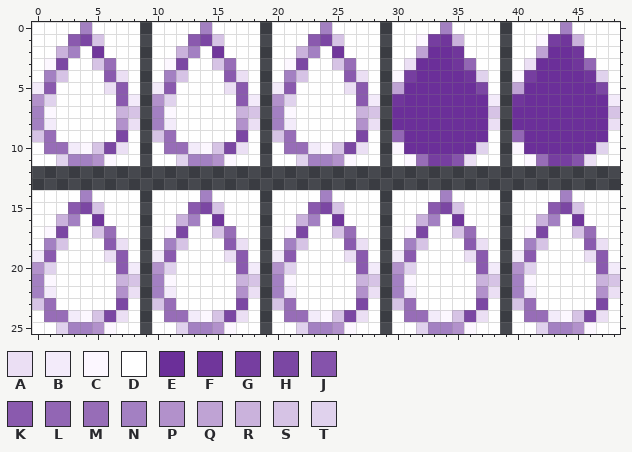
A pixel-art sprite gets an edit: theme/images/drops/2.png. That is the earlier state.
The file is 49x26 pixels. Colours within 5 levels of each other are drawn and written as one.
Palette (. is transparent): A #ebdff4  B #f3ebfa  C #fcf7ff  D #ffffff  E #6b2f99  F #70369b  G #763ea0  H #7b47a3  J #8553ab  K #8a5aae  L #9266b4  M #976db7  N #a380c2  P #b291cb  Q #bfa3d4  R #cab2dc  S #d6c3e5  T #e0d2ed
Pixels before, first column x 0:
 0 DDDDNDDDD.DDDDNDDDD.DDDDNDDDD.DDDDNDDDD.DDDDNDDDD
 1 DDDKHSDDD.DDDKHSDDD.DDDKHSDDD.DDCGFRDDD.DDCGFRDDD
 2 DDRNDFDDD.DDRNDFDDD.DDRNDFDDD.DDQEEFDDD.DDQEEFDDD
 3 DCHDDSMDD.DCHDDSMDD.DCHDDSMDD.DAEEEFLDD.DAEEEFLDD
 4 DNSDDDKAD.DNSDDDKAD.DNSDDDKAD.CGEEEEFTD.CGEEEEFTD
 5 BKDDDDAKD.BKDDDDAKD.BKDDDDAKD.QEEEEEEHD.QEEEEEEHD
 6 PTDDDDDKB.PTDDDDDKB.PTDDDDDKB.FEEEEEEEB.FEEEEEEEB
 7 NCDDDDDRS.NCDDDDDRS.NCDDDDDRS.EEEEEEEES.EEEEEEEES
 8 NBDDDDDPA.NBDDDDDPA.NBDDDDDPA.EEEEEEEEA.EEEEEEEEA
 9 SMDDDDDHD.SMDDDDDHD.SMDDDDDHD.LEEEEEEED.LEEEEEEED
10 DMMBCSHAD.DMMBCSHAD.DMMBCSHAD.CEEEEEETD.CEEEEEETD
11 DDTNNPCDD.DDTNNPCDD.DDTNNPCDD.DCMGGJADD.DCMGGJADD
12 .................................................
13 .................................................
14 DDDDNDDDD.DDDDNDDDD.DDDDNDDDD.DDDDNDDDD.DDDDNDDDD
15 DDDKHSDDD.DDDKHSDDD.DDDKHSDDD.DDDKHSDDD.DDDKHSDDD
16 DDRNDFDDD.DDRNDFDDD.DDRNDFDDD.DDRNDFDDD.DDRNDFDDD
17 DCHDDSMDD.DCHDDSMDD.DCHDDSMDD.DCHDDSMDD.DCHDDSMDD
18 DNSDDDKAD.DNSDDDKAD.DNSDDDKAD.DNSDDDKAD.DNSDDDKAD
19 BKDDDDAKD.BKDDDDAKD.BKDDDDAKD.BKDDDDAKD.BKDDDDAKD
20 PTDDDDDKB.PTDDDDDKB.PTDDDDDKB.PTDDDDDKB.PTDDDDDKB
21 NCDDDDDRS.NCDDDDDRS.NCDDDDDRS.NCDDDDDRS.NCDDDDDRS
22 NBDDDDDPA.NBDDDDDPA.NBDDDDDPA.NBDDDDDPA.NBDDDDDPA
23 SMDDDDDHD.SMDDDDDHD.SMDDDDDHD.SMDDDDDHD.SMDDDDDHD
24 DMMBCSHAD.DMMBCSHAD.DMMBCSHAD.DMMBCSHAD.DMMBCSHAD
25 DDTNNPCDD.DDTNNPCDD.DDTNNPCDD.DDTNNPCDD.DDTNNPCDD
The same view after the edit:
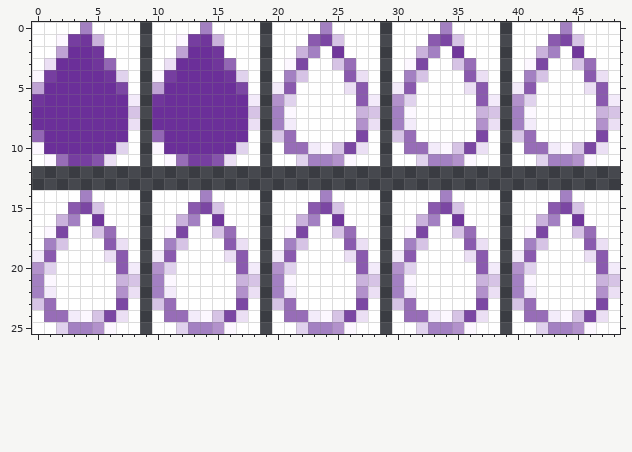
The edit:
y 1: x 2..5 DKHS -> CGFR; x 12..15 DKHS -> CGFR; x 32..35 CGFR -> DKHS; x 42..45 CGFR -> DKHS
y 2: x 2..4 RND -> QEE; x 12..14 RND -> QEE; x 32..34 QEE -> RND; x 42..44 QEE -> RND
y 3: x 1..6 CHDDSM -> AEEEFL; x 11..16 CHDDSM -> AEEEFL; x 31..36 AEEEFL -> CHDDSM; x 41..46 AEEEFL -> CHDDSM
y 4: x 0..7 DNSDDDKA -> CGEEEEFT; x 10..17 DNSDDDKA -> CGEEEEFT; x 30..37 CGEEEEFT -> DNSDDDKA; x 40..47 CGEEEEFT -> DNSDDDKA
y 5: x 0..7 BKDDDDAK -> QEEEEEEH; x 10..17 BKDDDDAK -> QEEEEEEH; x 30..37 QEEEEEEH -> BKDDDDAK; x 40..47 QEEEEEEH -> BKDDDDAK
y 6: x 0..7 PTDDDDDK -> FEEEEEEE; x 10..17 PTDDDDDK -> FEEEEEEE; x 30..37 FEEEEEEE -> PTDDDDDK; x 40..47 FEEEEEEE -> PTDDDDDK
y 7: x 0..7 NCDDDDDR -> EEEEEEEE; x 10..17 NCDDDDDR -> EEEEEEEE; x 30..37 EEEEEEEE -> NCDDDDDR; x 40..47 EEEEEEEE -> NCDDDDDR
y 8: x 0..7 NBDDDDDP -> EEEEEEEE; x 10..17 NBDDDDDP -> EEEEEEEE; x 30..37 EEEEEEEE -> NBDDDDDP; x 40..47 EEEEEEEE -> NBDDDDDP
y 9: x 0..7 SMDDDDDH -> LEEEEEEE; x 10..17 SMDDDDDH -> LEEEEEEE; x 30..37 LEEEEEEE -> SMDDDDDH; x 40..47 LEEEEEEE -> SMDDDDDH
y 10: x 0..7 DMMBCSHA -> CEEEEEET; x 10..17 DMMBCSHA -> CEEEEEET; x 30..37 CEEEEEET -> DMMBCSHA; x 40..47 CEEEEEET -> DMMBCSHA
y 11: x 1..6 DTNNPC -> CMGGJA; x 11..16 DTNNPC -> CMGGJA; x 31..36 CMGGJA -> DTNNPC; x 41..46 CMGGJA -> DTNNPC
Boxes around the changes in both pictures, in picture pixels (x1, y1, x2, y2):
changed: (32, 34, 248, 166)
changed: (392, 34, 608, 166)
